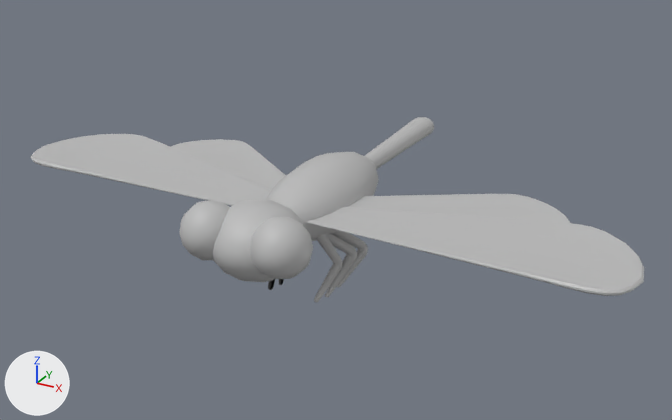
An edit to the FBX model Potion Game/Assets/Models/dragonfly.fbx, drawn before and after from the same camera.
Rendered twice from a 50 mm lens placed at (0.068, -0.119, 0.0734), pointed at (-0.0012, 0.0068, 0.0105). The lights are fixed; the arrows at lower left show +X, +Y and +Z. Where no turn or scale is listed for an object, it has been applied to the vertices.

Names of what the first picture shows: 'Dragonfly'.
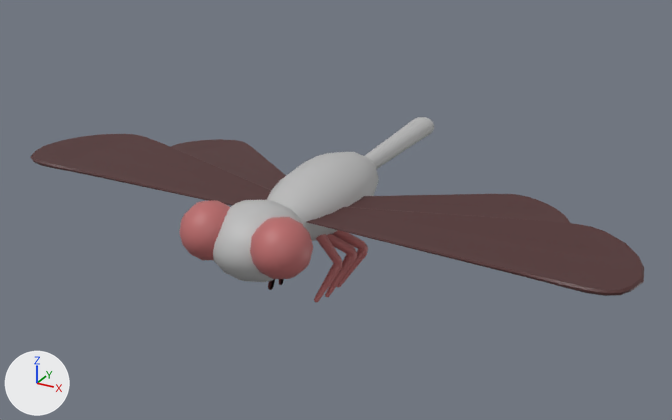
Commit message: new dragonfly

Scene script edits in JSON lines:
```json
{"op": "add", "block": "mat_lambert2", "code": ["mat_lambert2 = principled_material('lambert2')", "mat_lambert2.base_color = (0.5, 0.147, 0.147)  # pink #bc6b6b"]}
{"op": "add", "block": "mat_lambert3", "code": ["mat_lambert3 = principled_material('lambert3')", "mat_lambert3.base_color = (0.0772, 0.0242, 0.0242)  # brown #4f2b2b"]}
{"block": "me_mesh", "where": "me_mesh.from_pydata(...)  # 1912 vertices, 1920 faces; spans x -0.0517..0.0517, y -0.034..0.034, z -0.01..0.01"}
{"block": "me_mesh", "where": "# used by ob_dragonfly; location = (0.0, 0.0079, 0.0116)"}
{"block": "me_mesh", "change": "me_mesh part 1: 456 of the faces centred in x -0.0513..0.0513, y -0.0221..0.0093, z 0.0027..0.0064 switch from mat_dragonflymodel_initialshadinggroup1 (grey #bcbcbc) to mat_lambert3 (brown #4f2b2b)"}
{"block": "me_mesh", "change": "me_mesh part 2: 840 of the faces centred in x -0.0069..0.0069, y -0.0176..-0.0045, z -0.01..-0.0005 switch from mat_dragonflymodel_initialshadinggroup1 (grey #bcbcbc) to mat_lambert2 (pink #bc6b6b)"}
{"block": "me_mesh", "change": "me_mesh part 3: 288 of the faces centred in x -0.0101..0.0099, y -0.0339..-0.0252, z 0.0016..0.0096 switch from mat_dragonflymodel_initialshadinggroup1 (grey #bcbcbc) to mat_lambert2 (pink #bc6b6b)"}
```

Changed parts and their boxes (x1, y1, x2, y2) in the pictures (672 x 420 px):
```json
{"part": 1, "of": "me_mesh", "change": "recoloured", "before": [31, 134, 644, 296], "after": [31, 134, 644, 296], "on screen": "grey to brown"}
{"part": 2, "of": "me_mesh", "change": "recoloured", "before": [268, 230, 368, 302], "after": [268, 230, 368, 302], "on screen": "grey to brown"}
{"part": 3, "of": "me_mesh", "change": "recoloured", "before": [180, 200, 313, 279], "after": [180, 200, 313, 279], "on screen": "grey to brown"}
```
